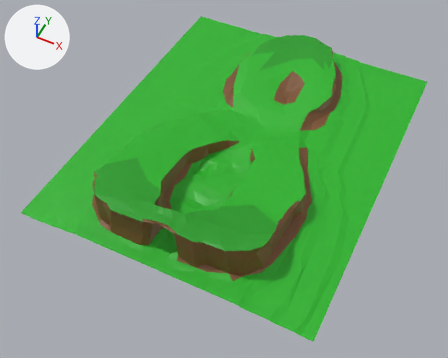
Before and after pictures for a commit that changed the FBX model Assets/FBX/Biomes/BIOMA1.fbx.
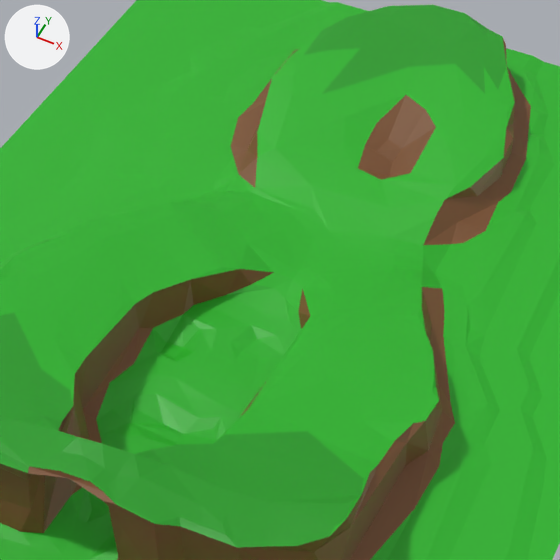
There are two pictures of each version: one whole from a 50 mm camera at (99.0, -49.0, 367.0) aimed at (-55.0, 260.0, -19.0), one close up on the part from 29% to 79% of the width and 9% to 72% of the height. Lighting does not change. The marker at upper left points along +X, +Y and +Z.

The first close-up shows 'Parets', 'Zone1', 'Zone1.001', 'Zone1.002', 'Zone1.003'.
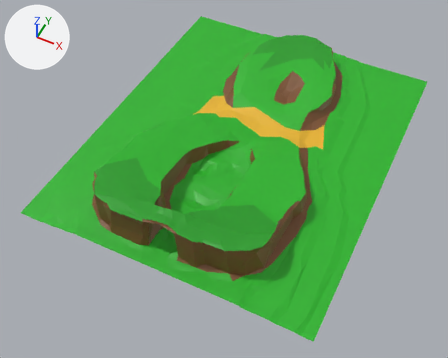
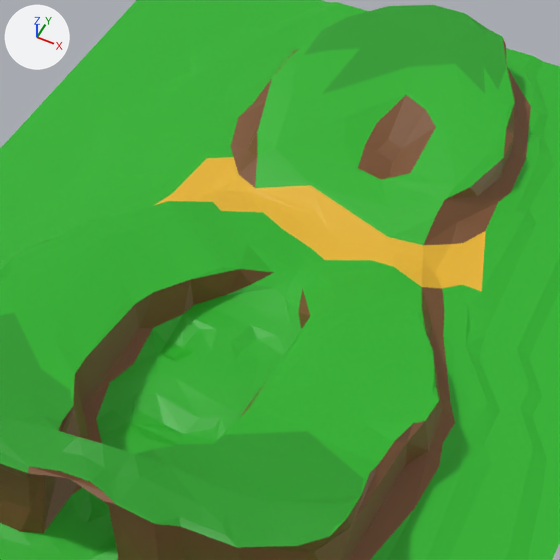
Boxes (x1, y1, x2, y2) around the edits, measured in the close-ups (560 x 560 px):
part 1 of me_plane_003, recoloured (green to yellow): (155, 157, 486, 292) in both

What the commit changed:
Material 'Material.012' (mat_material_012) is new.
Its base color is (0.8, 0.462, 0.0253) (yellow #e7b52c).
me_plane_003 has 521 vertices, 846 faces and spans x -121.0..121.0, y -149.0..149.0, z -4.0..32.0.
me_plane_003 is used by ob_zone1; location (-54.9, 298.0, -4.2).
me_plane_003 part 1: 59 of the faces centred in x -48.0..58.0, y 9.0..36.0, z -2.0..4.0 switch from mat_material_004 (green #27b426) to mat_material_012 (yellow #e7b52c).
